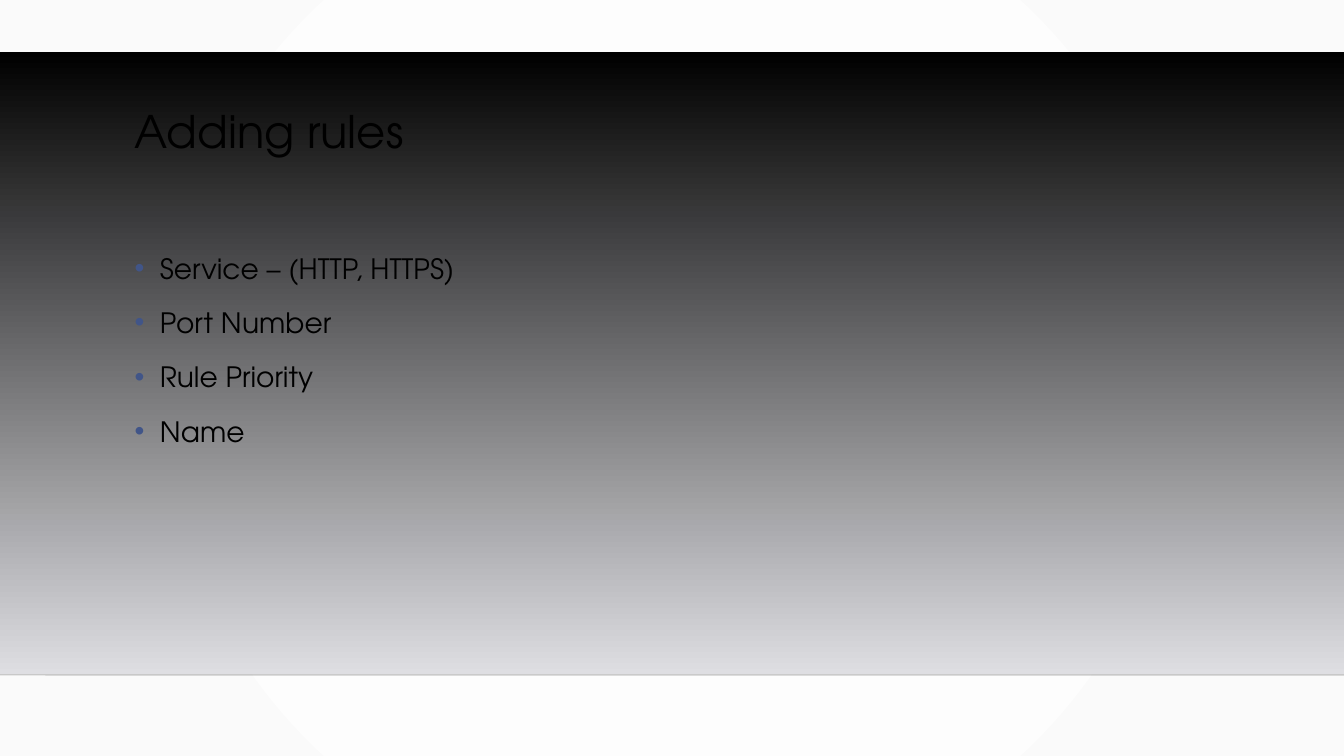
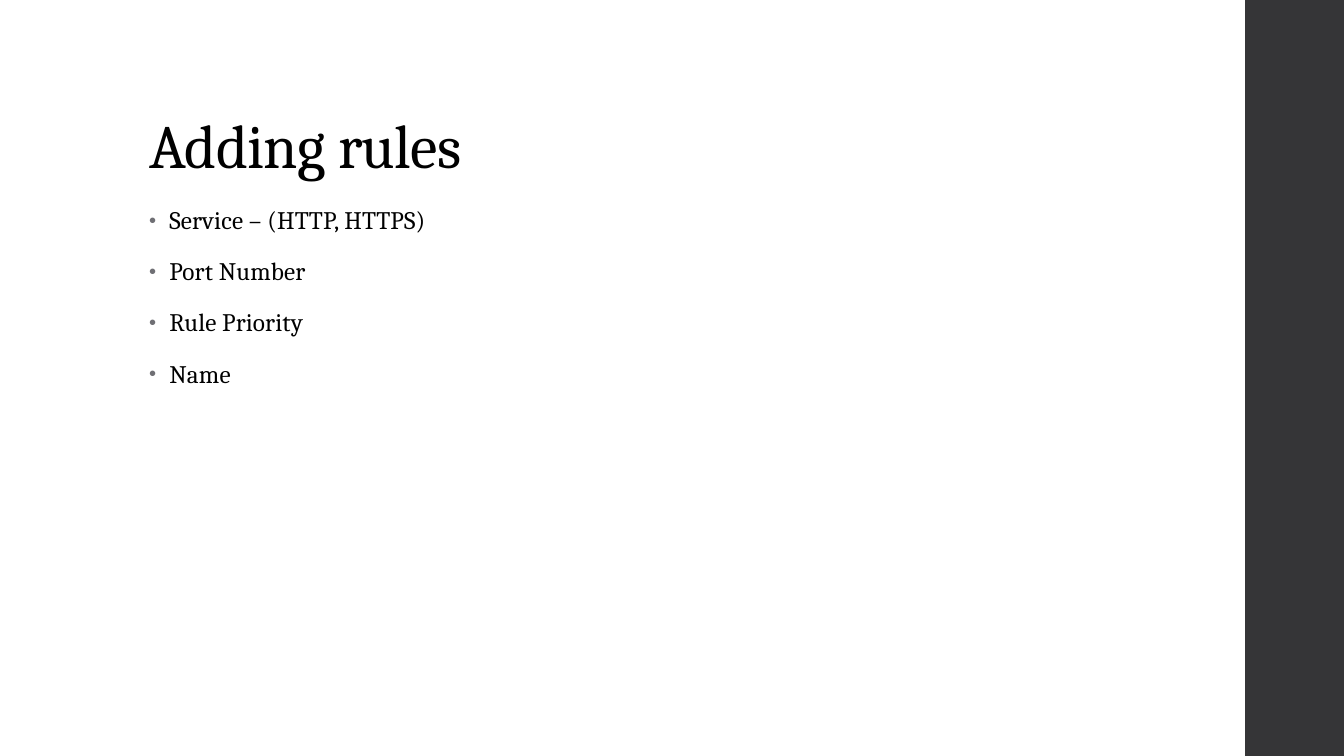
Before and after one commit to MGIS-UMN/GIS5577_week9, a slide deck: slide 20 of WebMapping_Backend.odp (slide 18 before the commit). Drawn at 1344x756 pixels with LibreOffice and Linux fonts; fonts in the diff are those of the drawing; background and template pictures are left out. Boxes give left, top, right and bottom in pixels: in the first picture for what was removed or moved away, otherwise in the second. Text is boxed around its words. In the diff, an @@ line names an element or a change of style, - is before the commit and + after.

```diff
--- a/WebMapping_Backend.odp
+++ b/WebMapping_Backend.odp
@@ background gradient #FFFFFF to #FAFAFA to #FFFFFF @@
@@ freeform shape added at box(1245, 0, 1344, 756), fill #353537 @@
@@ freeform shape removed at box(0, 51, 1344, 675) @@
@@ title "Adding rules": place and size @@
-title "Adding rules" at box(135, 95, 403, 172)
+title "Adding rules" at box(149, 125, 461, 181)
@@ title "Adding rules" at box(149, 125, 461, 181): size 32 to 44 pt, font TeX Gyre Adventor to Cambria, letter spacing 0 to -0.5 pt; vertical alignment top to bottom @@
@@ text "Service – (HTTP, HTTPS)": place and size @@
-text "Service – (HTTP, HTTPS)" at box(160, 258, 454, 442)
+text "Service – (HTTP, HTTPS)" at box(169, 211, 425, 383)
@@ text "Service – (HTTP, HTTPS)" at box(169, 211, 425, 383): size 20 to 18 pt, font TeX Gyre Adventor to Cambria, letter spacing 0 to 0.1 pt; indent changed; line spacing 1.2 to 0.95; more space between paragraphs; bullet colour #415588 to #6F6F74 @@
@@ line removed from (0, 675) to (1344, 675) @@
```
Also in this commit, not shown: 17 other slides changed, 3 slides added, 1 slide removed, 1 other file.
